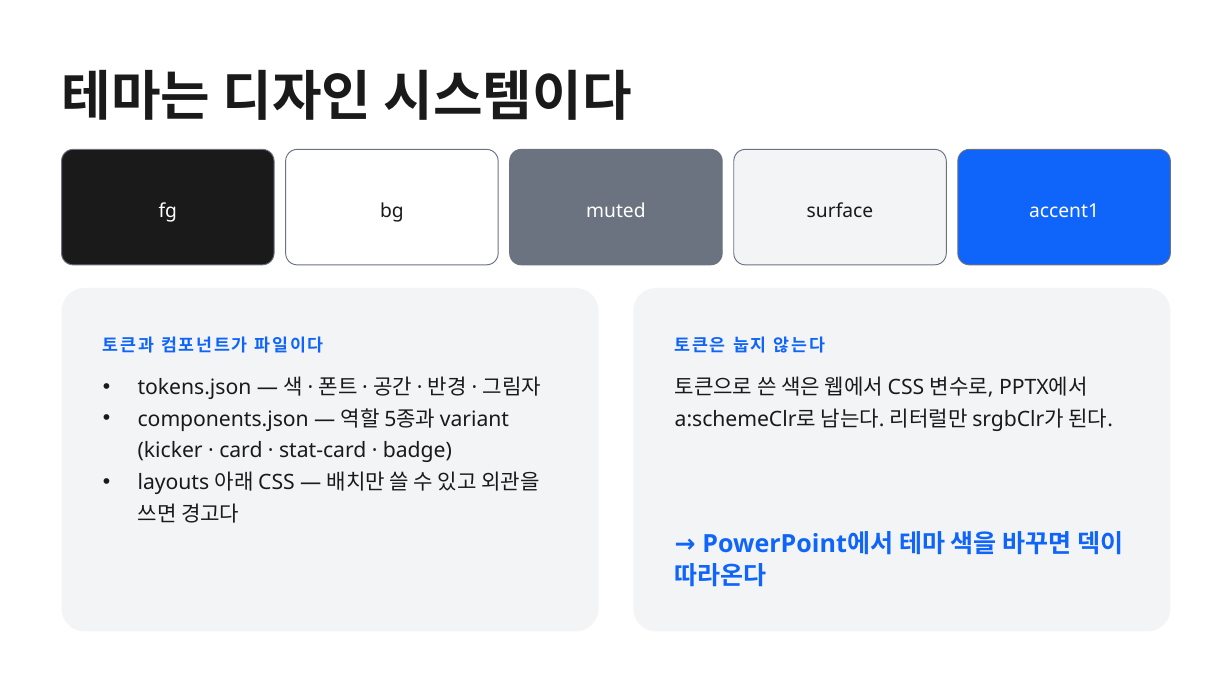
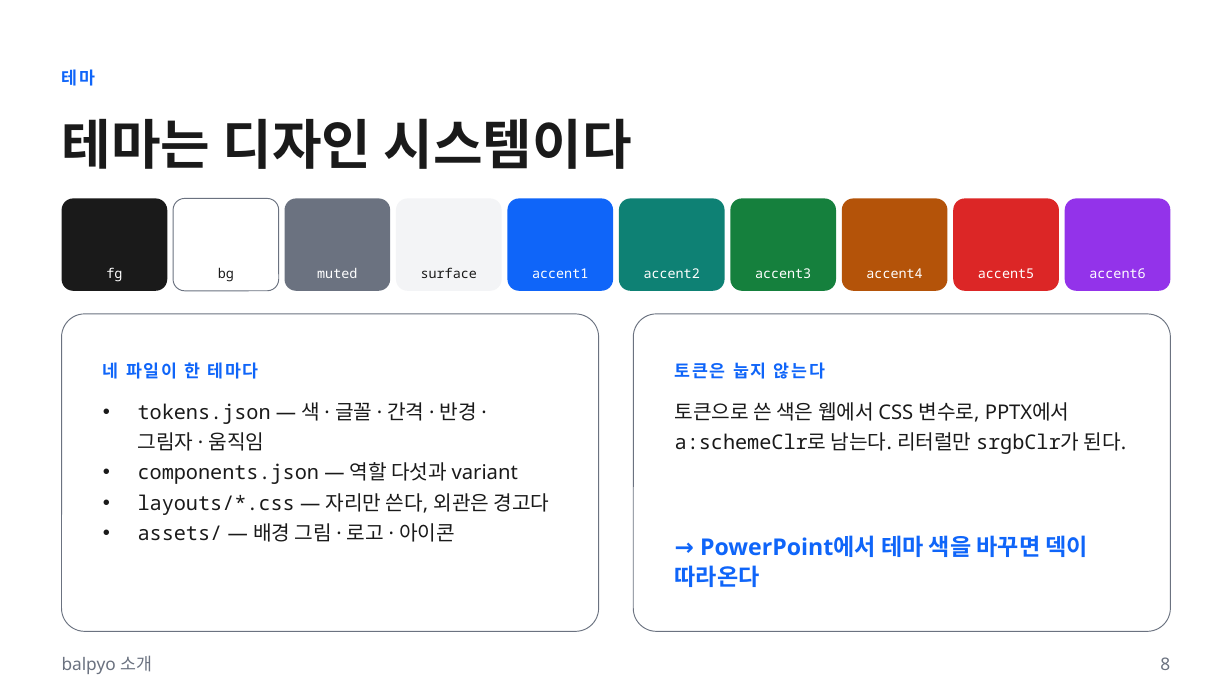
Before and after one commit to k2sebeom/balpyo, a slide deck: slide 8 of examples/showcase/decks/balpyo-intro/balpyo-소개.pptx. Drawn at 1232x693 pixels with LibreOffice and Linux fonts; fonts in the diff are those of the drawing. Boxes give left, top, right and bottom in pixels: in the first picture for what was removed or moved away, otherwise in the second. Text is boxed around its words. In the diff, an @@ line names an element or a change of style, - is before the commit and + after.

```diff
--- a/examples/showcase/decks/balpyo-intro/balpyo-소개.pptx
+++ b/examples/showcase/decks/balpyo-intro/balpyo-소개.pptx
@@ text added at (x1=62, y1=69, x2=96, y2=86), 13.5 pt, text #0F65F9, bold @@
+테마
@@ text "테마는 디자인 시스템이다" moved from (x1=62, y1=69, x2=632, y2=120) to (x1=62, y1=118, x2=632, y2=169) @@
@@ rounded rectangle "fg" resized from (x1=62, y1=150, x2=274, y2=265) to (x1=62, y1=199, x2=167, y2=291) @@
@@ rounded rectangle "bg" resized from (x1=286, y1=150, x2=498, y2=265) to (x1=173, y1=199, x2=278, y2=291) @@
@@ rounded rectangle "bg" at (x1=173, y1=199, x2=278, y2=291): size 15 to 10.5 pt, font Noto Sans to Noto Sans Mono; line spacing 22.5pt to 15.8pt; vertical alignment middle to bottom; proportions changed @@
@@ rounded rectangle "muted" resized from (x1=510, y1=150, x2=723, y2=265) to (x1=285, y1=199, x2=390, y2=291) @@
@@ rounded rectangle "surface" resized from (x1=734, y1=150, x2=946, y2=265) to (x1=396, y1=199, x2=502, y2=291) @@
@@ size 15 to 10.5 pt, font Noto Sans to Noto Sans Mono; line spacing 22.5pt to 15.8pt; vertical alignment middle to bottom; outline #6B7280 0.75 pt to none; proportions changed in 4 elements at (x1=62, y1=199, x2=167, y2=291), (x1=285, y1=199, x2=390, y2=291), (x1=396, y1=199, x2=502, y2=291), (x1=507, y1=199, x2=613, y2=291) @@
@@ rounded rectangle "accent1" resized from (x1=958, y1=150, x2=1171, y2=265) to (x1=507, y1=199, x2=613, y2=291) @@
@@ rounded rectangle added at (x1=619, y1=199, x2=725, y2=291), fill #0E8174, 10.5 pt, text #FFFFFF @@
+accent2
@@ rounded rectangle added at (x1=730, y1=199, x2=836, y2=291), fill #15803D, 10.5 pt, text #FFFFFF @@
+accent3
@@ rounded rectangle added at (x1=842, y1=199, x2=947, y2=291), fill #B45309, 10.5 pt, text #FFFFFF @@
+accent4
@@ rounded rectangle added at (x1=954, y1=199, x2=1059, y2=291), fill #DC2626, 10.5 pt, text #FFFFFF @@
+accent5
@@ rounded rectangle added at (x1=1065, y1=199, x2=1170, y2=291), fill #9333EA, 10.5 pt, text #FFFFFF @@
+accent6
@@ rounded rectangle resized from (x1=62, y1=288, x2=599, y2=632) to (x1=62, y1=314, x2=599, y2=632) @@
@@ rounded rectangle at (x1=62, y1=314, x2=599, y2=632): fill #F3F4F6 to #FFFFFF; outline none to #6B7280 0.75 pt; proportions changed @@
@@ rounded rectangle at (x1=633, y1=314, x2=1170, y2=632): fill #F3F4F6 to #FFFFFF; outline none to #6B7280 0.75 pt; proportions changed @@
@@ rounded rectangle resized from (x1=633, y1=288, x2=1170, y2=632) to (x1=633, y1=314, x2=1170, y2=632) @@
@@ text "토큰은 눕지 않는다" moved from (x1=675, y1=336, x2=825, y2=353) to (x1=675, y1=362, x2=825, y2=379) @@
@@ text at (x1=103, y1=362, x2=259, y2=379): text changed @@
-토큰과 컴포넌트가 파일이다
+네 파일이 한 테마다
@@ text at (x1=138, y1=402, x2=550, y2=542): text changed; size 16.5 to 15.8 pt @@
-• tokens.json — 색 · 폰트 · 공간 · 반경 · 그림자
-• components.json — 역할 5종과 variant (kicker · card · stat-card · badge)
-• layouts 아래 CSS — 배치만 쓸 수 있고 외관을 쓰면 경고다
+• tokens.json — 색 · 글꼴 · 간격 · 반경 · 그림자 · 움직임
+• components.json — 역할 다섯과 variant
+• layouts/*.css — 자리만 쓴다, 외관은 경고다
+• assets/ — 배경 그림 · 로고 · 아이콘
@@ text "토큰으로 쓴 색은 웹에서 CSS ..." moved from (x1=675, y1=376, x2=1114, y2=431) to (x1=675, y1=402, x2=1127, y2=454) @@
@@ text "토큰으로 쓴 색은 웹에서 CSS ..." at (x1=675, y1=402, x2=1127, y2=454): size 16.5 to 15.8 pt; font Noto Sans to Noto Sans Mono in "a:schemeClr로 srgbClr가"; line spacing 24.8pt to 23.6pt @@
@@ text "→ PowerPoint에서 테마 색을 바꾸면 ..." at (x1=675, y1=535, x2=1089, y2=587): size 19.5 to 18 pt; line spacing 25.4pt to 23.4pt @@
@@ text added at (x1=62, y1=655, x2=152, y2=674), 13.5 pt, text #6B7280 @@
+balpyo 소개
@@ page number added at (x1=1160, y1=657, x2=1170, y2=670), 13.5 pt, text #6B7280 @@
+8
```
Also in this commit, not shown: 9 other slides changed, 2 slides added, 2 slides removed, 35 other files.
